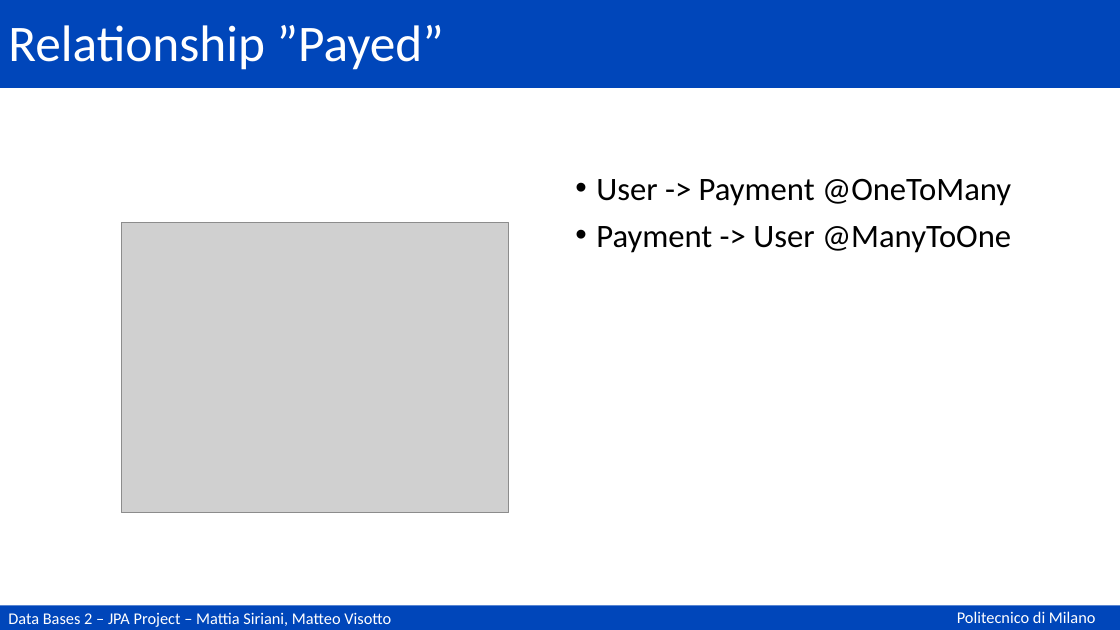
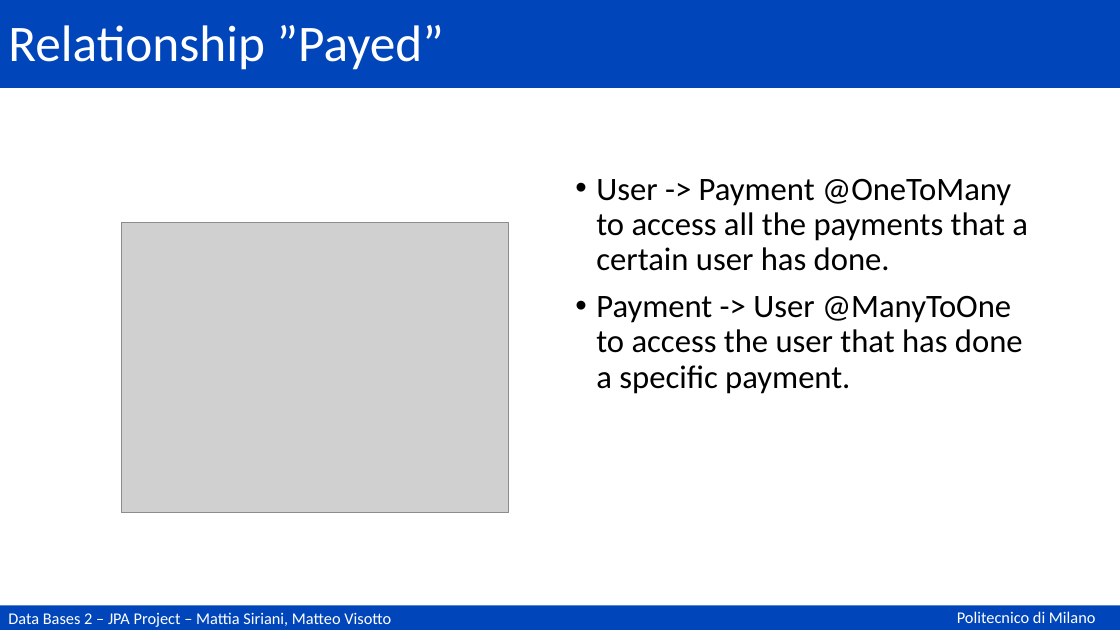
Before and after one commit to matteovisotto/DB2-SirianiVisotto, a slide deck: slide 57 of Documentation.pptx (slide 55 before the commit). Drawn at 1120x630 pixels with LibreOffice and Linux fonts; fonts in the diff are those of the drawing; grey boxes stand for pictures. Boxes give left, top, right and bottom in pixels: in the first picture for what was removed or moved away, otherwise in the second. Text is boxed around its words. In the diff, an @@ line names an element or a change of style, - is before the commit and + after.

```diff
--- a/Documentation.pptx
+++ b/Documentation.pptx
@@ text at (596, 178, 1028, 394): text changed @@
-• User -> Payment @OneToMany
-• Payment -> User @ManyToOne
+• User -> Payment @OneToMany to access all the payments that a certain user has done.
+• Payment -> User @ManyToOne to access the user that has done a specific payment.
```
Also in this commit, not shown: 11 other slides changed, 2 slides added.
